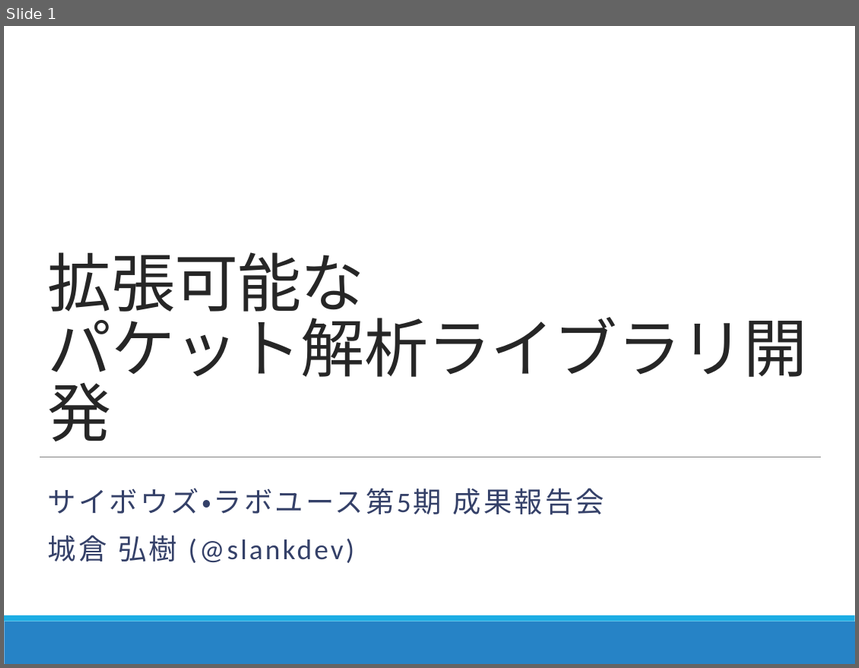
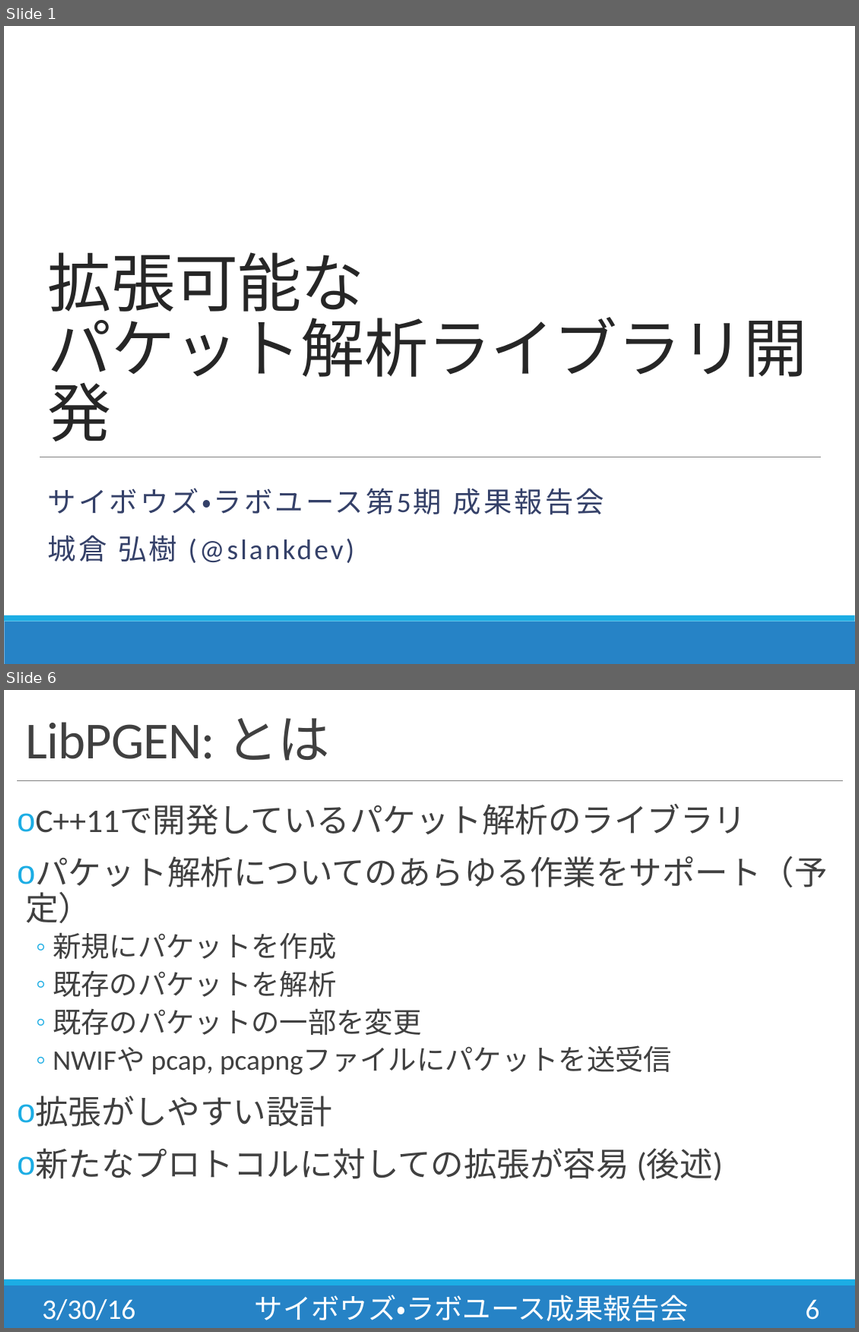
Before and after one commit to slankdev/CybozuLab, a slide deck: docs/lab5th_slankdev.pptx. Shown one above the other, each under a label of ours: slide 1 before the commit, slides 1 and 6 after it; the slides between them are not shown. The pictures are 859x668 and 859x1332 pixels, drawn with LibreOffice and Linux fonts; fonts in the diff are those of the drawing. Boxes give left, top, right and bottom in pixels: in the first picture for what was removed or moved away, otherwise in the second. Text is boxed around its words. In the diff, an @@ line names an element or a change of style, - is before the commit and + after.

```diff
--- a/docs/lab5th_slankdev.pptx
+++ b/docs/lab5th_slankdev.pptx
@@ slide 6 added at (4, 690, 855, 1328), background #FFFFFF; not listed: 2 template elements that a slide beside it also shows @@
@@ title added at (25, 718, 330, 761), 44 pt, text #404040 @@
+LibPGEN: とは
@@ line added from (17, 781) to (843, 781), #808080 0.5 pt @@
@@ text added at (25, 805, 828, 1181), 28 pt, text #404040 @@
+o C++11で開発しているパケット解析のライブラリ
+o パケット解析についてのあらゆる作業をサポート（予定）
+  ◦ 新規にパケットを作成
+  ◦ 既存のパケットを解析
+  ◦ 既存のパケットの一部を変更
+  ◦ NWIFや pcap, pcapngファイルにパケットを送受信
+o 拡張がしやすい設計
+o 新たなプロトコルに対しての拡張が容易 (後述)
@@ text added at (42, 1300, 135, 1321), 24 pt, text #FFFFFF @@
+3/30/16
@@ text added at (255, 1295, 689, 1322), 24 pt, text #FFFFFF @@
+サイボウズ・ラボユース成果報告会
@@ page number added at (806, 1300, 820, 1320), 24 pt, text #FFFFFF @@
+6
```
Also in this commit, not shown: 2 slides changed, 10 other slides added, 9 other files.
